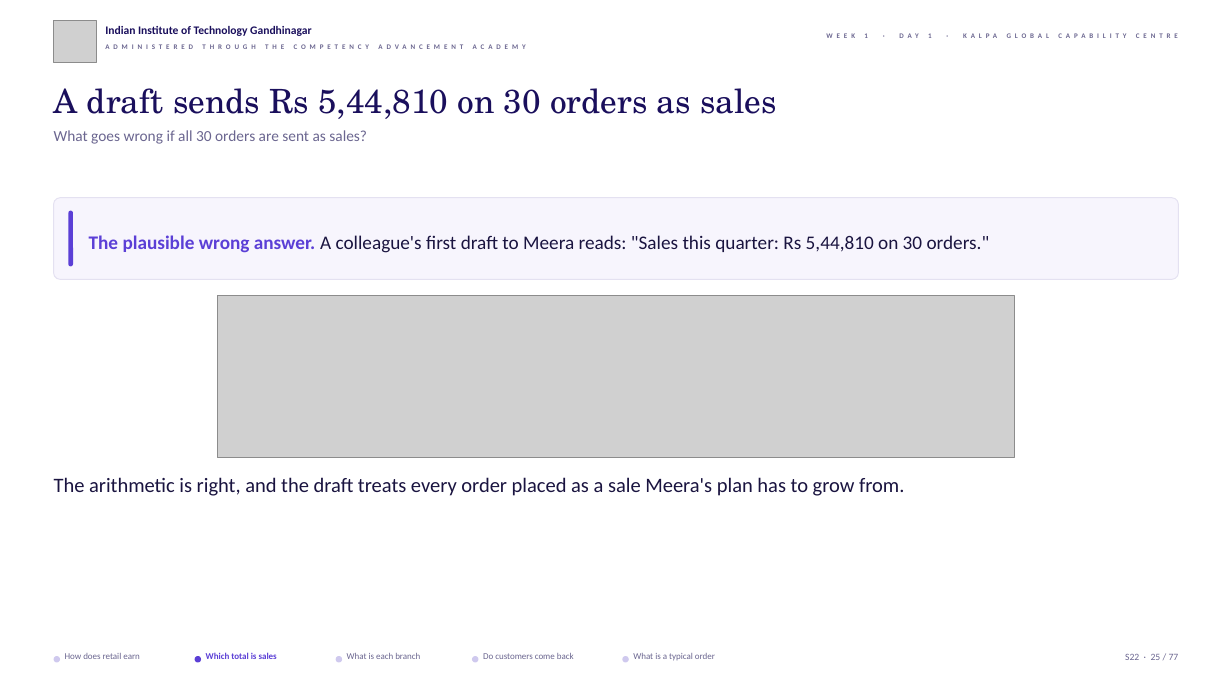
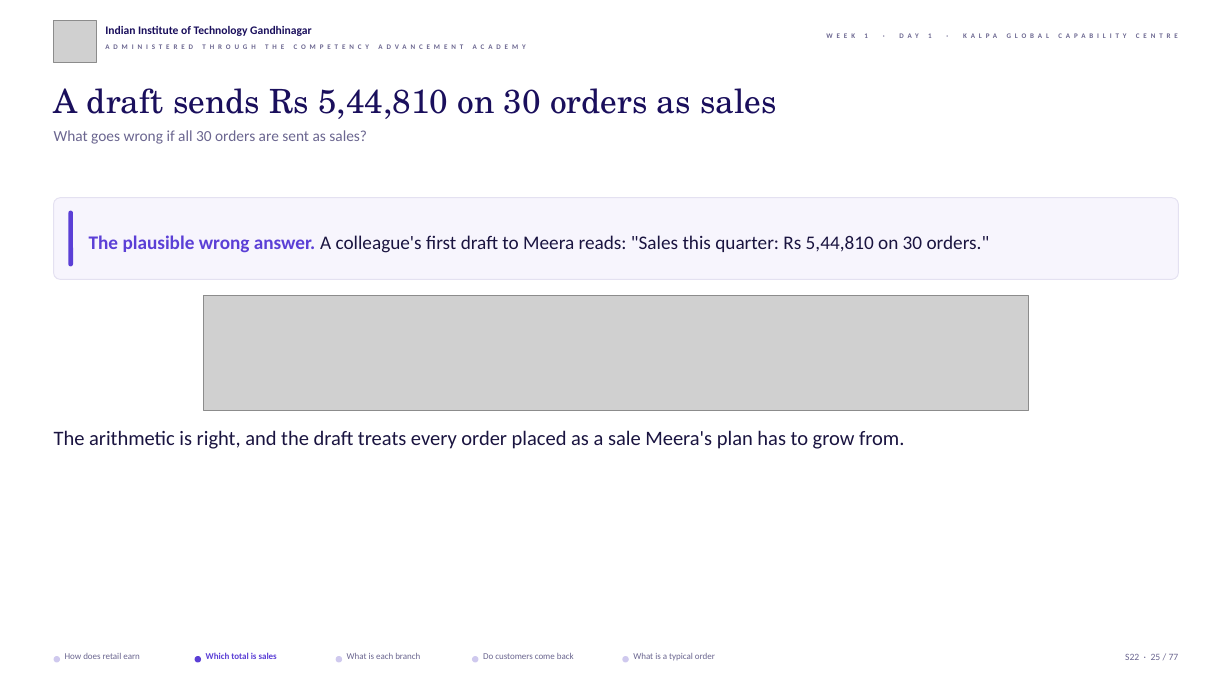
Before and after one commit to fde-academy-lab/c2-content-factory, a slide deck: slide 25 of content/W01/D1/slides/C2_W01_D01_half1_STUDENT.pptx. Drawn at 1232x693 pixels with LibreOffice and Linux fonts; fonts in the diff are those of the drawing; grey boxes stand for pictures; background and template pictures are left out. Boxes give left, top, right and bottom in pixels: in the first picture for what was removed or moved away, otherwise in the second. Text is boxed around its words. In the diff, an @@ line names an element or a change of style, - is before the commit and + after.

```diff
--- a/content/W01/D1/slides/C2_W01_D01_half1_STUDENT.pptx
+++ b/content/W01/D1/slides/C2_W01_D01_half1_STUDENT.pptx
@@ picture: place and size @@
-picture at box(217, 296, 1014, 457)
+picture at box(203, 296, 1030, 409)
@@ text "The arithmetic is right, and ...": place and size @@
-text "The arithmetic is right, and ..." at box(54, 477, 904, 496)
+text "The arithmetic is right, and ..." at box(54, 430, 904, 449)
```
Also in this commit, not shown: 23 other slides changed, 3 other files.
